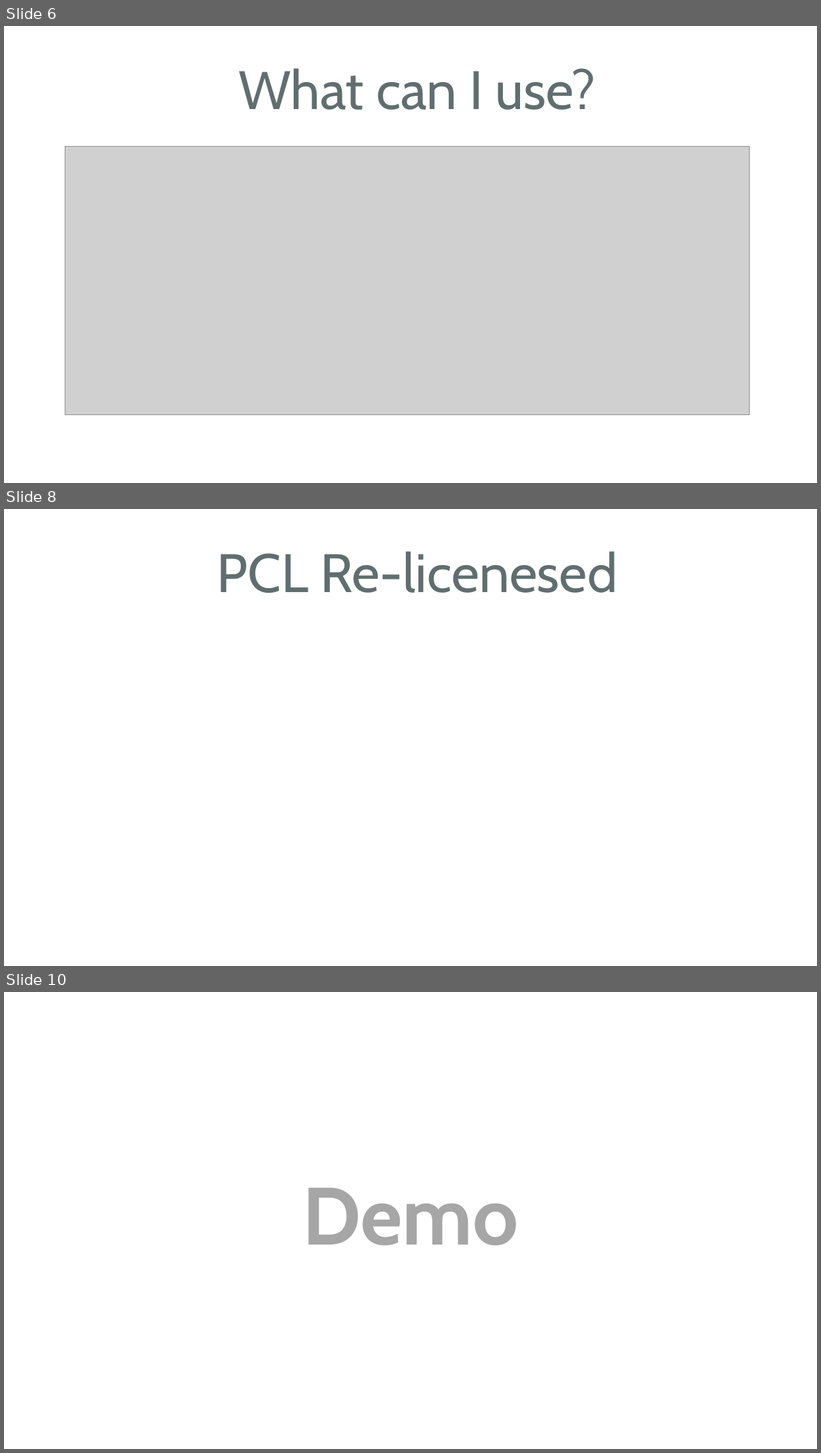
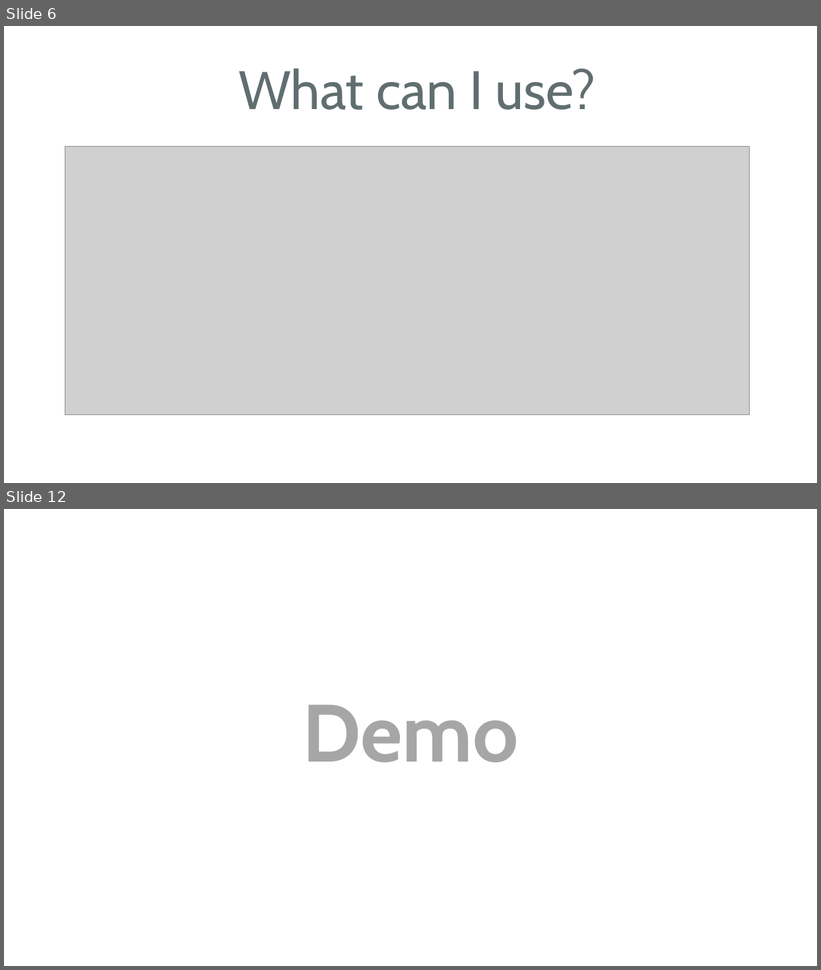
Before and after one commit to jamesmontemagno/PlanetXamarin, a slide deck: PCLinVS.ppt. Shown one above the other, each under a label of ours: slides 6, 8 and 10 before the commit, slides 6 and 12 after it; the slides between them are not shown. The pictures are 821x1453 and 821x970 pixels, drawn with LibreOffice and Linux fonts; fonts in the diff are those of the drawing; grey boxes stand for pictures; background and template pictures are left out. Boxes give left, top, right and bottom in pixels: in the first picture for what was removed or moved away, otherwise in the second. Text is boxed around its words. In the diff, an @@ line names an element or a change of style, - is before the commit and + after.

```diff
--- a/PCLinVS.ppt
+++ b/PCLinVS.ppt
@@ slide 8 removed at [4, 509, 817, 966], background #FFFFFF @@
@@ text removed at [217, 551, 618, 593] @@
-PCL Re-licenesed
@@ what was slide 10 is now slide 12 @@
```
Also in this commit, not shown: 1 slide changed, 4 slides added, 1 other slide removed, 8 other files.
